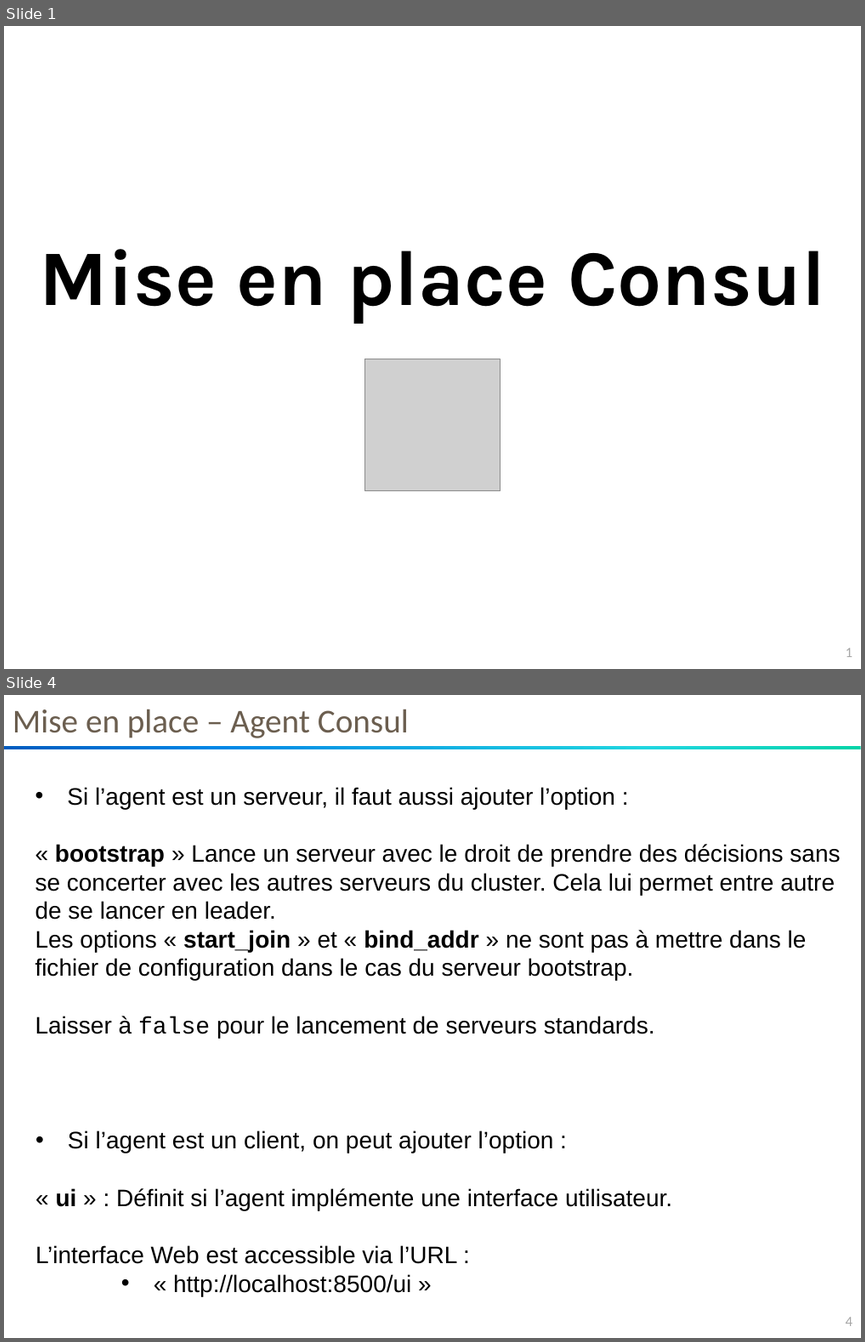
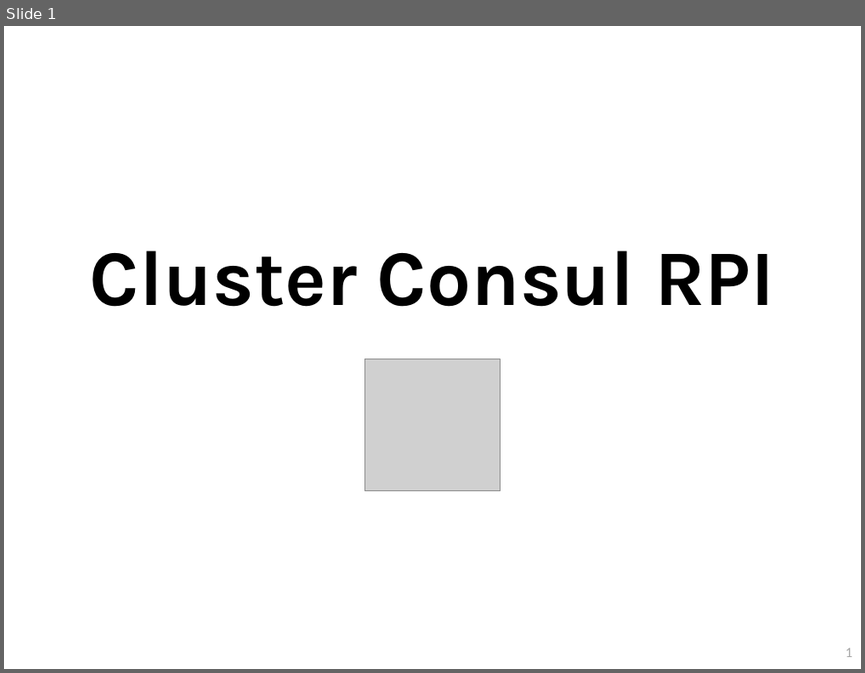
Before and after one commit to so-technology-watch/consul-poc, a slide deck: doc/setup/Cluster-Consul-v1.0.pptx. Shown one above the other, each under a label of ours: slides 1 and 4 before the commit, slide 1 after it; the slides between them are not shown. The pictures are 865x1342 and 865x673 pixels, drawn with LibreOffice and Linux fonts; fonts in the diff are those of the drawing; grey boxes stand for pictures. Boxes give left, top, right and bottom in pixels: in the first picture for what was removed or moved away, otherwise in the second. Text is boxed around its words. In the diff, an @@ line names an element or a change of style, - is before the commit and + after.

Commit message:
ajout doc

```diff
--- a/doc/setup/Cluster-Consul-v1.0.pptx
+++ b/doc/setup/Cluster-Consul-v1.0.pptx
@@ slide 4 removed at bbox=[4, 695, 861, 1338], background #FFFFFF; not listed: 1 template element that a slide beside it also shows @@
@@ text removed at bbox=[12, 709, 409, 738] @@
-Mise en place – Agent Consul
@@ rectangle removed at bbox=[4, 746, 861, 750] @@
@@ text removed at bbox=[35, 787, 840, 1038] @@
-• Si l’agent est un serveur, il faut aussi ajouter l’option :
-« bootstrap » Lance un serveur avec le droit de prendre des décisions sans se concerter avec les autres serveurs du cluster. Cela lui permet entre autre de se lancer en leader.
-Les options « start_join » et « bind_addr » ne sont pas à mettre dans le fichier de configuration dans le cas du serveur bootstrap.
-Laisser à false pour le lancement de serveurs standards.
@@ text removed at bbox=[35, 1130, 672, 1296] @@
-• Si l’agent est un client, on peut ajouter l’option :
-« ui » : Définit si l’agent implémente une interface utilisateur.
-L’interface Web est accessible via l’URL :
-    • « http://localhost:8500/ui »
@@ slide 1 changed as well @@
@@ text at bbox=[90, 250, 774, 306]: text changed @@
-Mise en place Consul
+Cluster Consul RPI
```
Also in this commit, not shown: 4 slides added, 6 other slides removed, 1 other file.
